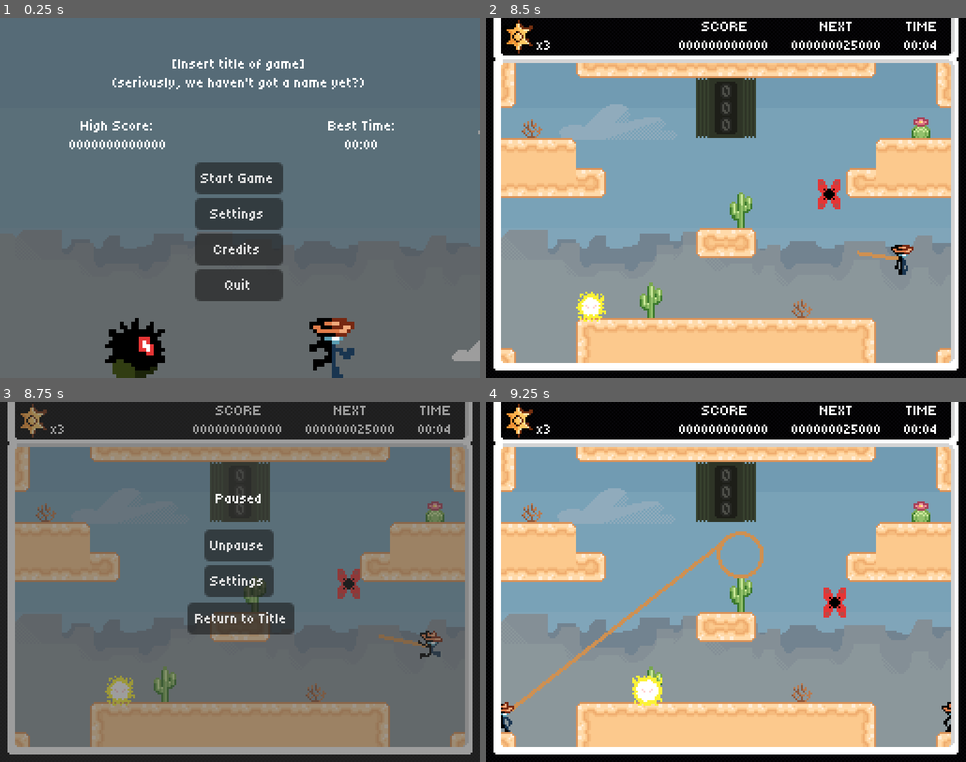
Above: before the commit, frames 1-4 (two rows, left to right).
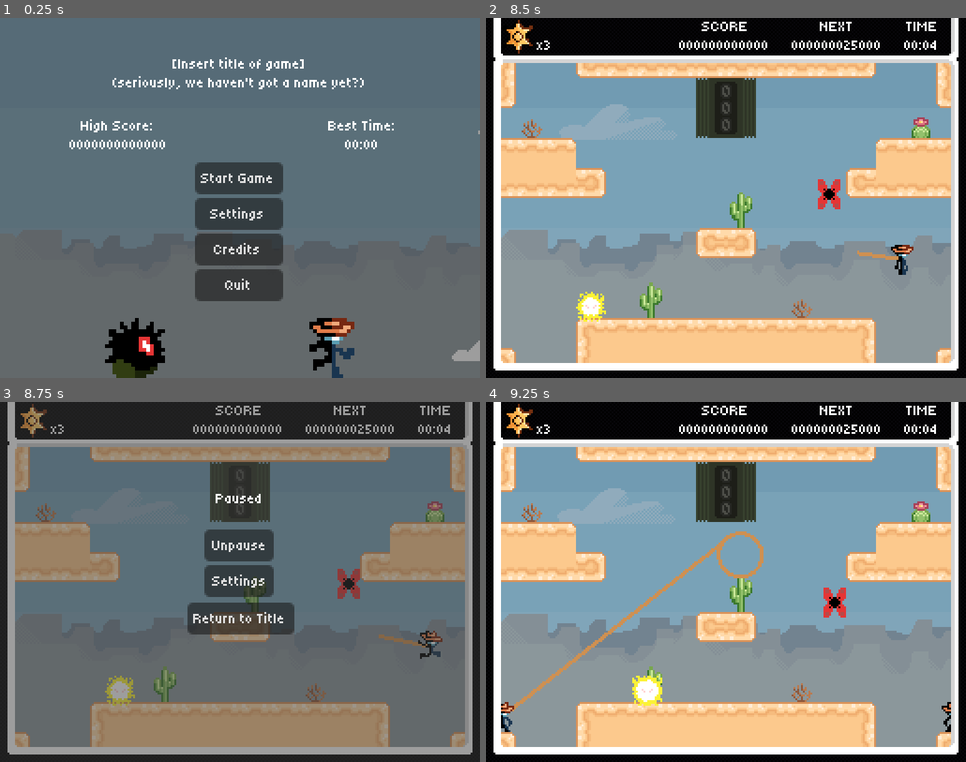
Above: after the commit, the same moments.

Repository: Jcodefox/GMTK-2025
Game: Godot game, scene res://scenes/topscenes/title_topscene.tscn
Two runs of this game, one before a commit and one after it. Both use one fixed random seed, a clock stepped at 60 frames per second and the inputs below.
Inputs (mouse positions are in pixels of both pictures, inside the frame that each line leads up to):
- Up to frame 1 (0.25 s): no input
- Up to frame 2 (8.5 s): click "Settings" at 0.5 s; click "SFX" at 1.25 s; click "Disable Flickering" at 2 s; click "Lasso Grow on shift or right …" at 2.75 s; click "Back" at 3.5 s; click "Start Game" at 4.25 s; move the mouse to (831, 180) at 5.02 s; press the mouse at (831, 180) at 5.03 s; hold D (move_right) 5.03-6.53 s; tap Space (move_jump) at 5.27, 6.02, 7.52, 8.27 s; move the mouse to (630, 216) at 5.77 s; release the mouse at (630, 216) at 5.78 s; click (630, 216) at 5.85 s; move the mouse to (774, 118) at 6.52 s; press the mouse at (774, 118) at 6.53 s; hold A (move_left) 6.53-7.28 s; move the mouse to (702, 270) at 7.27 s; release the mouse at (702, 270) at 7.28 s; hold D (move_right) from 7.28 s (still down); click (702, 270) at 7.35 s; move the mouse to (870, 252) at 8.02 s; press the mouse at (870, 252) at 8.03 s
- Up to frame 3 (8.75 s): keep holding D (move_right); tap Escape (pause) at 8.65 s
- Up to frame 4 (9.25 s): release D (move_right) at 8.75 s; release the mouse at (870, 636) at 8.75 s; click "Unpause" at 8.75 s

Frames 1-2 are identical in both runs. In frame 3, 0.6% of the frame differs, in the area x 40-60%, y 38-62%; in frame 4, nothing differs.

Commit message:
Add settings to pause menu

Diff:
--- a/scenes/prefabs/pause_menu.tscn
+++ b/scenes/prefabs/pause_menu.tscn
@@ -1,7 +1,8 @@
-[gd_scene load_steps=3 format=3 uid="uid://dlwhc0n2uevq8"]
+[gd_scene load_steps=4 format=3 uid="uid://sc0fuu7hh41j"]
 
 [ext_resource type="Script" uid="uid://c80ilhfngah3s" path="res://scripts/prefabs/pause_menu.gd" id="1_eg4qb"]
 [ext_resource type="Theme" uid="uid://bk5ddumg2jusp" path="res://assets/style/text.tres" id="1_fwcej"]
+[ext_resource type="PackedScene" uid="uid://bfpuy0l00qc7x" path="res://scenes/prefabs/settings.tscn" id="3_03xv0"]
 
 [node name="PauseMenu" type="Control"]
 process_mode = 3
@@ -20,7 +21,12 @@
 grow_vertical = 2
 color = Color(0.235294, 0.235294, 0.235294, 0.501961)
 
-[node name="RichTextLabel" type="RichTextLabel" parent="."]
+[node name="Buttons" type="Control" parent="."]
+anchors_preset = 0
+offset_right = 40.0
+offset_bottom = 40.0
+
+[node name="RichTextLabel" type="RichTextLabel" parent="Buttons"]
 layout_mode = 0
 offset_top = 47.0
 offset_right = 256.0
@@ -30,44 +36,58 @@
 horizontal_alignment = 1
 vertical_alignment = 1
 
-[node name="Unpause" type="Button" parent="."]
+[node name="Unpause" type="Button" parent="Buttons"]
 layout_mode = 1
 anchors_preset = -1
 anchor_left = 0.427734
 anchor_top = 0.354167
 anchor_right = 0.572266
 anchor_bottom = 0.442708
+offset_left = 92.3905
+offset_top = 53.8333
+offset_right = 123.609
+offset_bottom = 67.2917
 grow_horizontal = 2
 grow_vertical = 2
 theme = ExtResource("1_fwcej")
 text = "Unpause"
-metadata/_edit_use_anchors_ = true
 
-[node name="Settings" type="Button" parent="."]
+[node name="Settings" type="Button" parent="Buttons"]
 layout_mode = 1
 anchors_preset = -1
 anchor_left = 0.427734
 anchor_top = 0.455729
 anchor_right = 0.572266
 anchor_bottom = 0.544271
+offset_left = 92.3905
+offset_top = 69.2708
+offset_right = 123.609
+offset_bottom = 82.7292
 grow_horizontal = 2
 grow_vertical = 2
 theme = ExtResource("1_fwcej")
 text = "Settings"
-metadata/_edit_use_anchors_ = true
 
-[node name="Title" type="Button" parent="."]
+[node name="Title" type="Button" parent="Buttons"]
 layout_mode = 1
 anchors_preset = -1
 anchor_left = 0.390625
 anchor_top = 0.557292
 anchor_right = 0.613281
 anchor_bottom = 0.645833
+offset_left = 84.375
+offset_top = 84.7083
+offset_right = 132.469
+offset_bottom = 98.1667
 grow_horizontal = 2
 grow_vertical = 2
 theme = ExtResource("1_fwcej")
 text = "Return to Title"
-metadata/_edit_use_anchors_ = true
 
-[connection signal="pressed" from="Unpause" to="." method="_on_unpause_pressed"]
-[connection signal="pressed" from="Title" to="." method="_on_title_pressed"]
+[node name="Settings" parent="." node_paths=PackedStringArray("other_to_make_visible") instance=ExtResource("3_03xv0")]
+layout_mode = 1
+other_to_make_visible = NodePath("../Buttons")
+
+[connection signal="pressed" from="Buttons/Unpause" to="." method="_on_unpause_pressed"]
+[connection signal="pressed" from="Buttons/Settings" to="." method="_on_settings_pressed"]
+[connection signal="pressed" from="Buttons/Title" to="." method="_on_title_pressed"]
--- a/scripts/prefabs/pause_menu.gd
+++ b/scripts/prefabs/pause_menu.gd
@@ -18,3 +18,7 @@
 func _on_title_pressed() -> void:
 	get_tree().paused = false;
 	get_tree().change_scene_to_packed(Globals.title_topscene);
+
+func _on_settings_pressed() -> void:
+	$Settings.show()
+	$Buttons.hide()
Not shown: 1 places in scenes/topscenes/gameplay_topscene.tscn that only renumber resources
